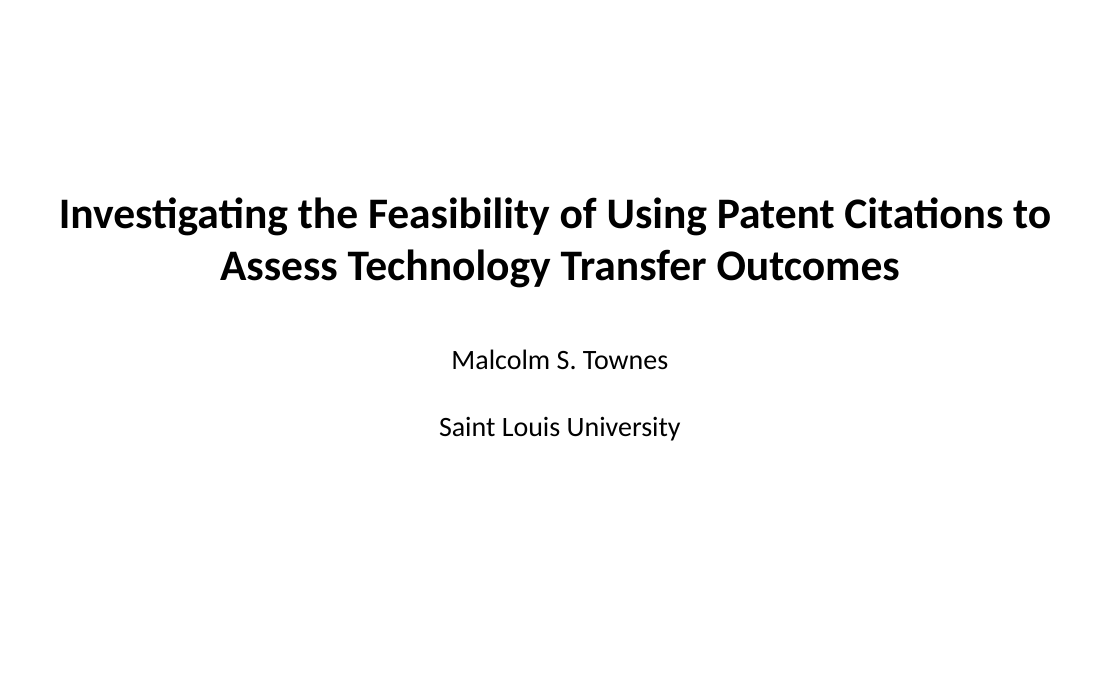
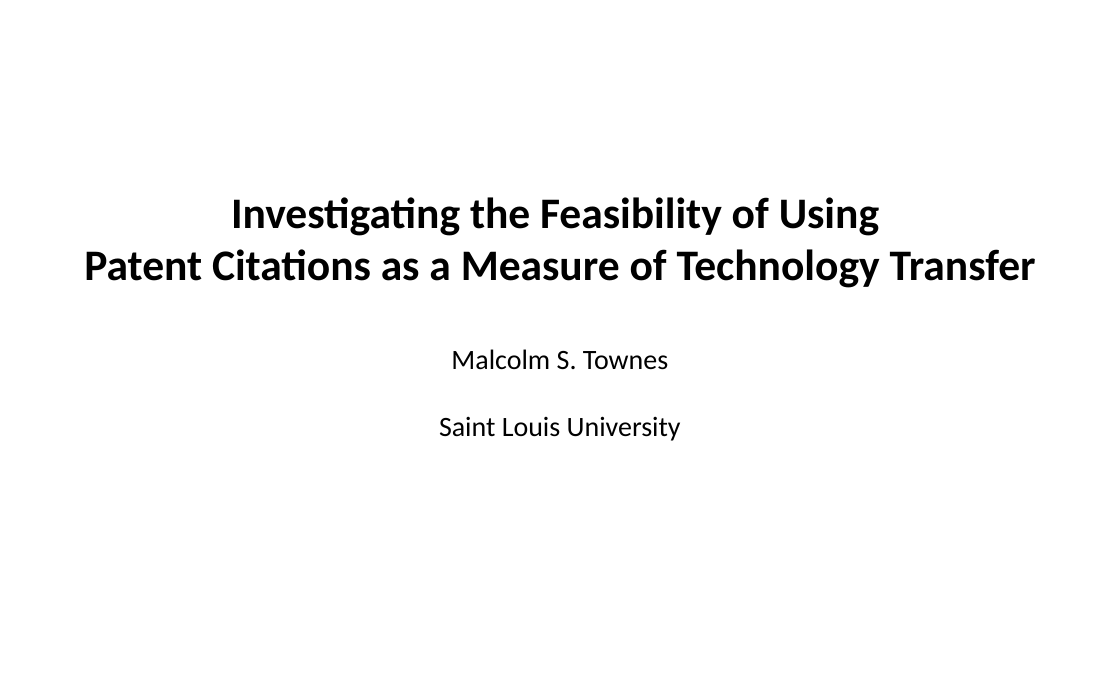
Before and after one commit to SLU-Courses-Townes/SOC6100, a slide deck: slide 1 of Presentations/Presentation02/Townes_SOC6100_Presentation02.pptx. Drawn at 1120x700 pixels with LibreOffice and Linux fonts; fonts in the diff are those of the drawing. Boxes give left, top, right and bottom in pixels: in the first picture for what was removed or moved away, otherwise in the second. Text is boxed around its words. In the diff, an @@ line names an element or a change of style, - is before the commit and + after.

```diff
--- a/Presentations/Presentation02/Townes_SOC6100_Presentation02.pptx
+++ b/Presentations/Presentation02/Townes_SOC6100_Presentation02.pptx
@@ text at box(84, 197, 1036, 288): text changed @@
-Investigating the Feasibility of Using Patent Citations to
-Assess Technology Transfer Outcomes
+Investigating the Feasibility of Using
+Patent Citations as a Measure of Technology Transfer
```
Also in this commit, not shown: 8 other slides changed, 1 slide added.
